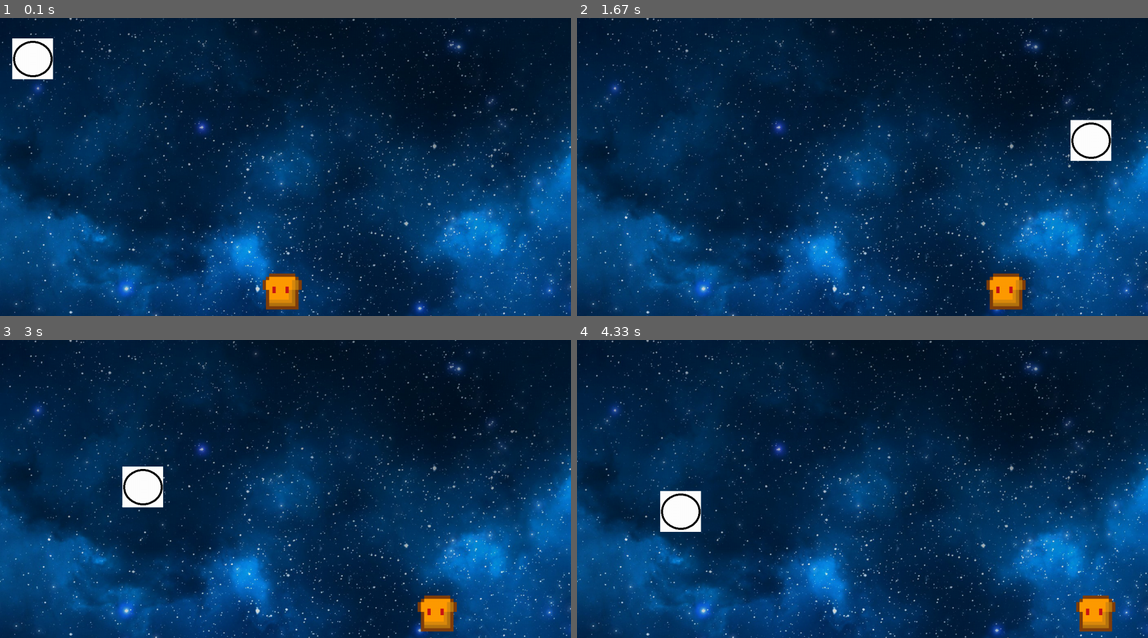
Above: before the commit, frames 1-4 (two rows, left to right).
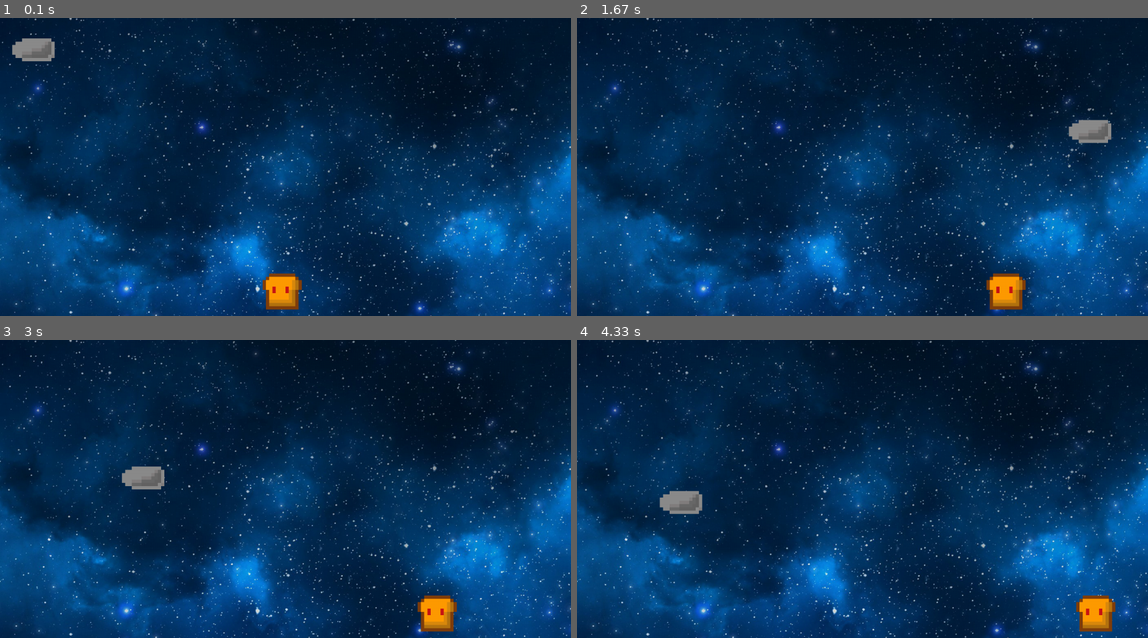
Above: after the commit, the same moments.

Repository: DHsinn/py_game
Game: pygame game, started from 퀴즈.py
The game is run twice, just before and just after one commit, with the same random seed, the same clock (stepped at 60 frames per second) and the same inputs.
Inputs:
- Up to frame 1 (0.1 s): no input
- Up to frame 2 (1.67 s): hold Right 0.33-0.8 s; hold Right 0.83-1.3 s; hold Left from 1.33 s (still down)
- Up to frame 3 (3 s): release Left at 1.87 s; hold Left 1.9-2.3 s; hold Right 2.33-2.97 s
- Up to frame 4 (4.33 s): hold Left 3-3.47 s; hold Right 3.5-3.97 s; hold Right from 4 s (still down)

The runs differ from the first frame. In frame 1, 1.0% of the frame differs, in the area x 2-10%, y 6-21%; in frame 2, 1.0%; in frame 3, 1.0%, in the area x 21-29%, y 42-57%; in frame 4, 1.0%.

Commit message:
무적구현

Diff:
--- a/퀴즈.py
+++ b/퀴즈.py
@@ -1,4 +1,4 @@
-import pygame
+import pygame, time
 import random
 # 기본 초기화 (반드시 해야하는 것들)
 pygame.init() #초기화 반드시 필요
@@ -14,16 +14,21 @@
 #FPS
 clock = pygame.time.Clock()
 
-background = pygame.image.load("C:\\Users\\sion9\\Desktop\\python test\\pygame_basic\\back1.png")
+#배경
+background = pygame.image.load("C:\\Users\\sion9\\Documents\\Mygit\\pygame_basic\\back1.png")
 
-# 캐릭터 만들기
-character = pygame.image.load("C:\\Users\\sion9\\Desktop\\python test\\pygame_basic\\character1.png")
+# 캐릭터 설정 만들기
+character = pygame.image.load("C:\\Users\\sion9\\Documents\\Mygit\\pygame_basic\\character1.png")
 character_size = character.get_rect().size
 character_width = character_size[0]
 character_height = character_size[1]
 character_x_pos = (screen_width/2) - (character_width/2)
 character_y_pos = screen_height - character_height
-character_hp = 40
+character_hp = 30
+inb = 2
+inbMode = False
+inbStartTime = 0
+
 
 font = pygame.font.SysFont(None,40)
 image = font.render('HP: {character_hp}', True, (255,0,0))
@@ -38,13 +43,13 @@
 
 
 # 적군 하늘위에서 떨어지는 덩
-ddong = pygame.image.load("C:\\Users\\sion9\\Desktop\\python test\\pygame_basic\\enemy.png")
-ddong_size = ddong.get_rect().size
-ddong_width = ddong_size[0]
-ddong_height = ddong_size[1]
-ddong_x_pos = random.randint(0, screen_width - ddong_width)
-ddong_y_pos = 0
-ddong_speed = 10
+stone = pygame.image.load("C:\\Users\\sion9\\Documents\\Mygit\\pygame_basic\\stone.png")
+stone_size = stone.get_rect().size
+stone_width = stone_size[0]
+stone_height = stone_size[1]
+stone_x_pos = random.randint(0, screen_width - stone_width)
+stone_y_pos = 0
+stone_speed = 10
 
 
 running = True #게임이 진행중인가?
@@ -73,30 +78,35 @@
     elif character_x_pos > screen_width - character_width:
         character_x_pos = screen_width - character_width
 
-    ddong_y_pos += ddong_speed
+    stone_y_pos += stone_speed
 
-    if ddong_y_pos > screen_height:
-        ddong_y_pos = 0
-        ddong_x_pos = random.randint(0, screen_width - ddong_width)
+    if stone_y_pos > screen_height:
+        stone_y_pos = 0
+        stone_x_pos = random.randint(0, screen_width - stone_width)
 
 
     character_rect = character.get_rect()
     character_rect.left = character_x_pos
     character_rect.top = character_y_pos
 
-    ddong_rect = ddong.get_rect()
-    ddong_rect.left = ddong_x_pos
-    ddong_rect.top = ddong_y_pos
+    stone_rect = stone.get_rect()
+    stone_rect.left = stone_x_pos
+    stone_rect.top = stone_y_pos
 
-    if character_rect.colliderect(ddong_rect):
+    if character_rect.colliderect(stone_rect):
         character_hp -= 0.5
+        # if character_hp - 1:
+            # while True:
+            #     if inbMode and time.time() - inbStartTime> inb:
+            #         inbMode = False
+            #         break
         if character_hp == 0:
             running = False
 
 
     screen.blit(background, (0,0))
     screen.blit(character, (character_x_pos,character_y_pos))
-    screen.blit(ddong, (ddong_x_pos,ddong_y_pos))
+    screen.blit(stone, (stone_x_pos,stone_y_pos))
     pygame.display.update()
 
 pygame.quit()
Binary file added: stone.png
